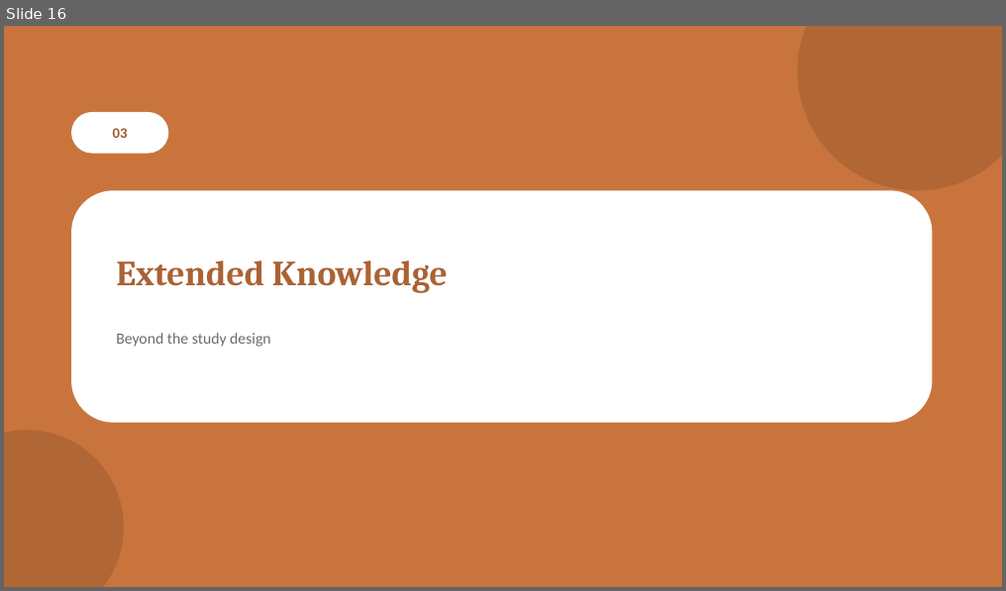
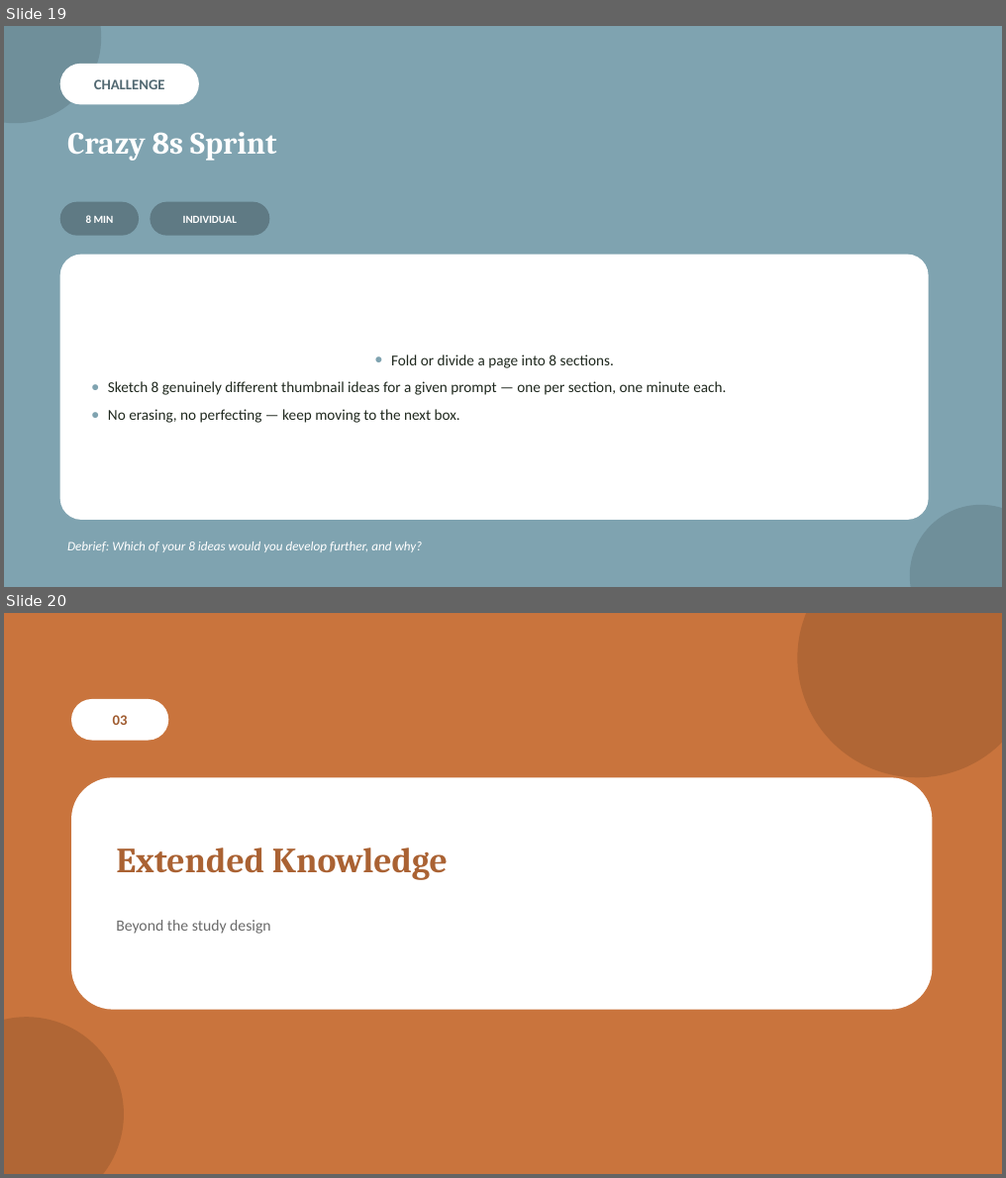
Before and after one commit to melodywyc0710/chuck, a slide deck: teaching-materials/vcd-vce/powerpoint/Unit3-Reconceptualisation-and-Reinvention.pptx. Shown one above the other, each under a label of ours: slide 16 before the commit, slides 19 and 20 after it. The pictures are 1006x591 and 1006x1178 pixels, drawn with LibreOffice and Linux fonts; fonts in the diff are those of the drawing. Boxes give left, top, right and bottom in pixels: in the first picture for what was removed or moved away, otherwise in the second. Text is boxed around its words. In the diff, an @@ line names an element or a change of style, - is before the commit and + after.

```diff
--- a/teaching-materials/vcd-vce/powerpoint/Unit3-Reconceptualisation-and-Reinvention.pptx
+++ b/teaching-materials/vcd-vce/powerpoint/Unit3-Reconceptualisation-and-Reinvention.pptx
@@ slide 19 added at [4,26,1002,587], background #7FA3B0 @@
@@ ellipse added at [4,26,101,123], fill #6F8F9A @@
@@ rounded rectangle added at [60,64,199,104], fill #FFFFFF, 14 pt, text #526972, bold @@
+CHALLENGE
@@ text added at [67,132,276,161], 30 pt, text #FFFFFF, bold @@
+Crazy 8s Sprint
@@ rounded rectangle added at [60,202,139,236], fill #5F7A84, 10.5 pt, text #FFFFFF, bold @@
+8 MIN
@@ rounded rectangle added at [150,202,269,236], fill #5F7A84, 10.5 pt, text #FFFFFF, bold @@
+INDIVIDUAL
@@ rounded rectangle added at [60,255,929,520], fill #FFFFFF, 14.5 pt, text #20291F @@
+● Fold or divide a page into 8 sections.
+● Sketch 8 genuinely different thumbnail ideas for a given prompt — one per section, one minute each.
+● No erasing, no perfecting — keep moving to the next box.
@@ ellipse added at [910,505,1002,587], fill #6F8F9A @@
@@ text added at [67,542,423,553], 12.5 pt, text #FFFFFF, italic @@
+Debrief: Which of your 8 ideas would you develop further, and why?
@@ what was slide 16 is now slide 20 @@
```
Also in this commit, not shown: 5 other slides added, 4 other files.
